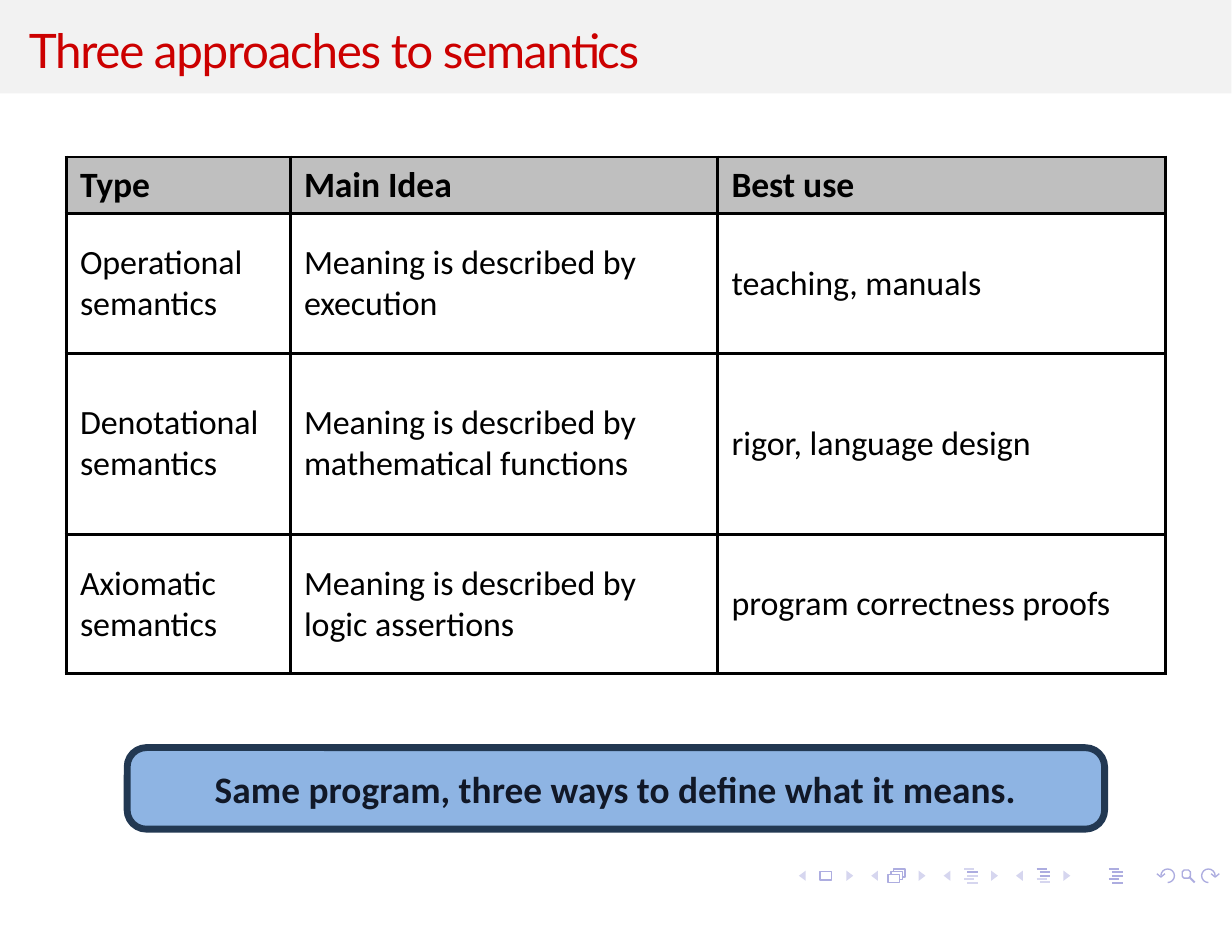
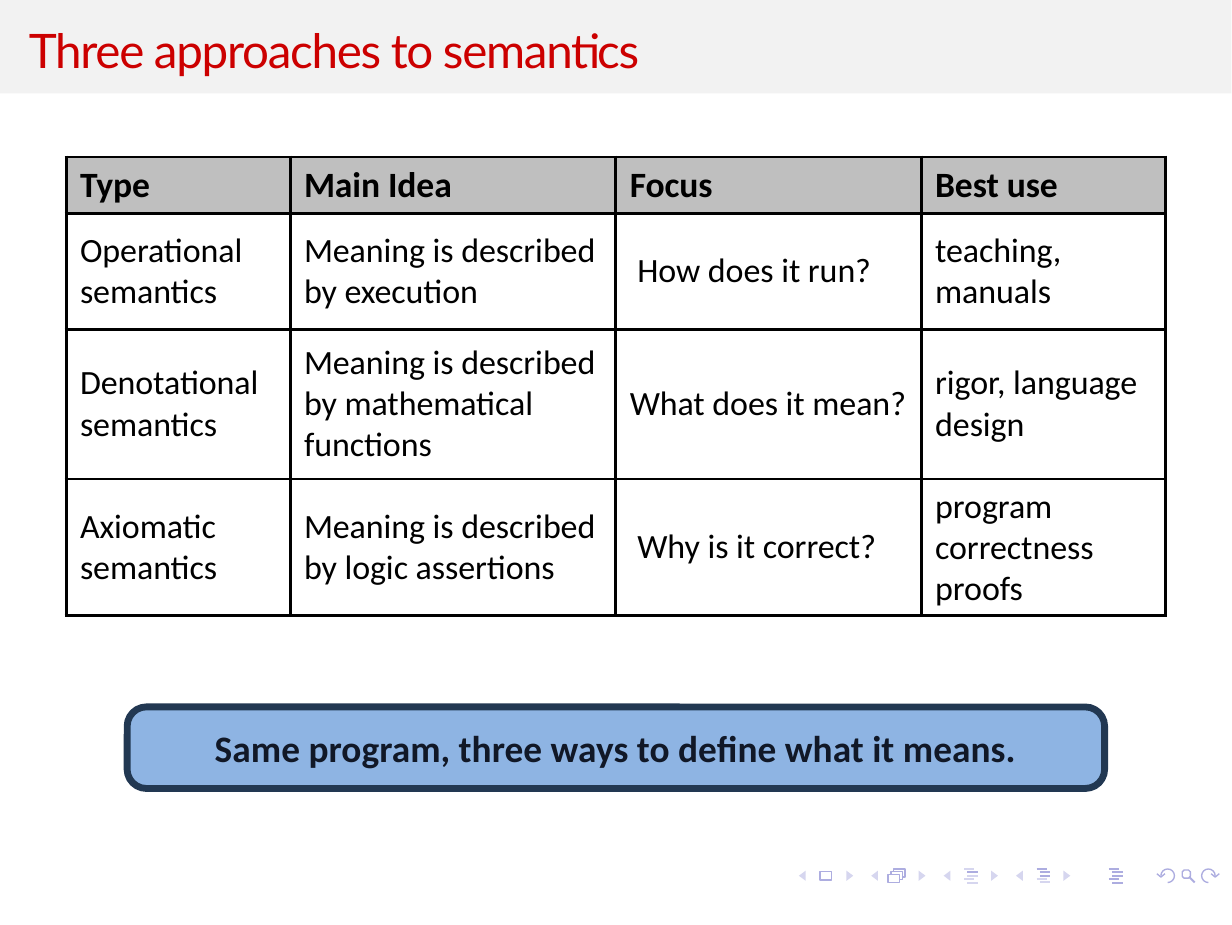
Before and after one commit to kevinsuo/kevinsuo.github.io, a slide deck: slide 15 of teaching/2026Summer/5070/Slides/8.pptx. Drawn at 1232x925 pixels with LibreOffice and Linux fonts; fonts in the diff are those of the drawing. Boxes give left, top, right and bottom in pixels: in the first picture for what was removed or moved away, otherwise in the second. Text is boxed around its words. In the diff, an @@ line names an element or a change of style, - is before the commit and + after.

```diff
--- a/teaching/2026Summer/5070/Slides/8.pptx
+++ b/teaching/2026Summer/5070/Slides/8.pptx
@@ table at <box>66,156,1166,614</box> @@
+column 3: Focus | How does it run? | What does it mean? | Why is it correct?
@@ rounded rectangle "Same program, three ways to ...": place and size @@
-rounded rectangle "Same program, three ways to ..." at <box>127,748,1105,829</box>
+rounded rectangle "Same program, three ways to ..." at <box>127,706,1105,787</box>
```
Also in this commit, not shown: 7 other slides changed, 1 other file.
